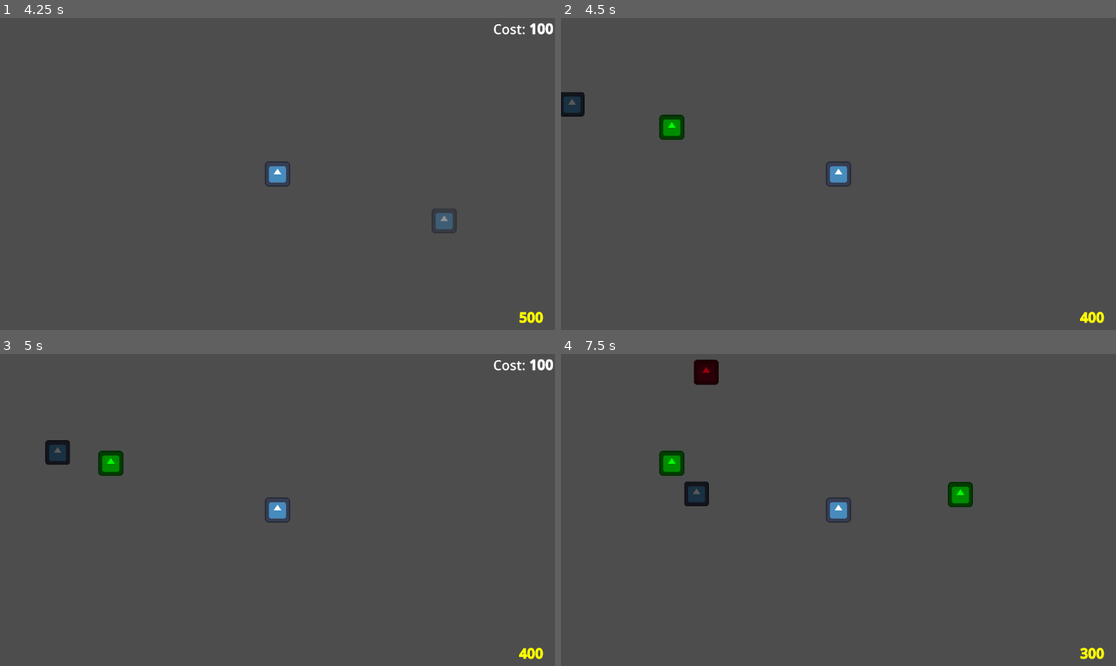
Above: before the commit, frames 1-4 (two rows, left to right).
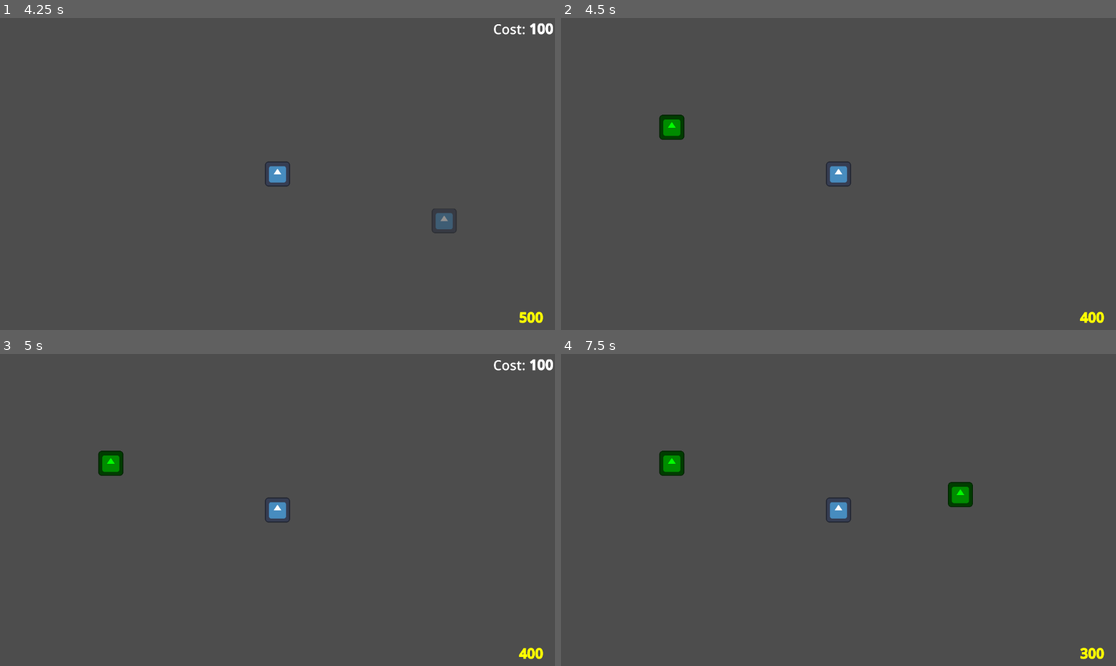
Above: after the commit, the same moments.

Repository: cosmincreato/mds
Game: Godot game, scene res://scenes/main_scene.tscn
Two runs of this game, one before a commit and one after it. Both use one fixed random seed, a clock stepped at 60 frames per second and the inputs below. The engine's default icon, where the game draws it, is replaced by a stand-in: a white triangle on a blue panel in a dark square.
Inputs (mouse positions are in pixels of both pictures, inside the frame that each line leads up to):
- Up to frame 1 (4.25 s): tap Enter at 0.5, 2, 3.5 s; move the mouse to (277, 174) at 0.52 s; hold 1 (1) 0.53-1.28 s; tap Space at 1.25, 2.75 s; move the mouse to (499, 39) at 1.27 s; tap 1 (1) at 1.35, 2.3, 2.85 s; move the mouse to (532, 317) at 2.02 s; press the mouse at (532, 317) at 2.03 s; move the mouse to (249, 236) at 2.77 s; release the mouse at (249, 236) at 2.78 s; move the mouse to (444, 220) at 3.52 s; hold 1 (1) from 3.53 s (still down)
- Up to frame 2 (4.5 s): tap Space at 4.25 s; move the mouse to (672, 127) at 4.27 s; release 1 (1) at 4.28 s; click (672, 127) at 4.35 s
- Up to frame 3 (5 s): tap 1 (1) at 4.55 s
- Up to frame 4 (7.5 s): move the mouse to (622, 453) at 5.02 s; hold 1 (1) 5.03-5.78 s; move the mouse to (672, 463) at 5.77 s; tap 1 (1) at 5.85, 6.8, 7.35 s; move the mouse to (960, 494) at 6.52 s; press the mouse at (960, 494) at 6.53 s; move the mouse to (688, 357) at 7.27 s; release the mouse at (688, 357) at 7.28 s

Frame 1 is identical in both runs. In frame 2, 0.3% of the frame differs, in the area x 0-5%, y 23-32%; in frame 3, 0.3%; in frame 4, 0.7%, in the area x 22-29%, y 1-49%.

Commit message:
update dupa 1000 ani

Diff:
--- a/scenes/main_scene.tscn
+++ b/scenes/main_scene.tscn
@@ -1,9 +1,7 @@
-[gd_scene load_steps=9 format=3 uid="uid://ctfc378nlnrsy"]
+[gd_scene load_steps=7 format=3 uid="uid://ctfc378nlnrsy"]
 
 [ext_resource type="Script" uid="uid://cjfvvhd5dbebq" path="res://scripts/main_scene.gd" id="1_pu3yx"]
-[ext_resource type="Script" uid="uid://bytqlgkbkal0v" path="res://scripts/enemy_spawn_manager.gd" id="3_18nlu"]
 [ext_resource type="PackedScene" uid="uid://cp6j2eswm0vn1" path="res://scenes/base.tscn" id="3_gubc5"]
-[ext_resource type="Script" uid="uid://bgeqx53w6laex" path="res://scripts/entities/enemies/enemy_factory.gd" id="4_18nlu"]
 [ext_resource type="Script" uid="uid://cwtplco0hlnba" path="res://scripts/ui/ally_spawn_canvas.gd" id="4_gubc5"]
 [ext_resource type="PackedScene" uid="uid://dq6e0nvgd0fr4" path="res://scenes/spawn_point.tscn" id="4_pu3yx"]
 [ext_resource type="Script" uid="uid://dbpbfvweqfc8o" path="res://scripts/ui/gold_count_label.gd" id="5_gubc5"]
@@ -19,52 +17,46 @@
 zoom = Vector2(0.4, 0.4)
 
 [node name="EnemySpawnManager" type="Node2D" parent="."]
-script = ExtResource("3_18nlu")
 
-[node name="EnemySpawnTimer" type="Timer" parent="EnemySpawnManager"]
+[node name="SpawnPoint" parent="EnemySpawnManager" instance=ExtResource("4_pu3yx")]
+position = Vector2(-1300, 1100)
+
+[node name="SpawnPoint2" parent="EnemySpawnManager" instance=ExtResource("4_pu3yx")]
+position = Vector2(-1300, 500)
+
+[node name="SpawnPoint3" parent="EnemySpawnManager" instance=ExtResource("4_pu3yx")]
+position = Vector2(-1300, -100)
+
+[node name="SpawnPoint4" parent="EnemySpawnManager" instance=ExtResource("4_pu3yx")]
+position = Vector2(2900, -100)
+
+[node name="SpawnPoint5" parent="EnemySpawnManager" instance=ExtResource("4_pu3yx")]
+position = Vector2(2900, 500)
+
+[node name="SpawnPoint6" parent="EnemySpawnManager" instance=ExtResource("4_pu3yx")]
+position = Vector2(2900, 1100)
+
+[node name="SpawnPoint7" parent="EnemySpawnManager" instance=ExtResource("4_pu3yx")]
+position = Vector2(-400, -800)
+
+[node name="SpawnPoint8" parent="EnemySpawnManager" instance=ExtResource("4_pu3yx")]
+position = Vector2(750, -800)
+
+[node name="SpawnPoint9" parent="EnemySpawnManager" instance=ExtResource("4_pu3yx")]
+position = Vector2(1900, -800)
+
+[node name="SpawnPoint10" parent="EnemySpawnManager" instance=ExtResource("4_pu3yx")]
+position = Vector2(750, 1750)
+
+[node name="SpawnPoint11" parent="EnemySpawnManager" instance=ExtResource("4_pu3yx")]
+position = Vector2(1900, 1750)
+
+[node name="SpawnPoint12" parent="EnemySpawnManager" instance=ExtResource("4_pu3yx")]
+position = Vector2(-400, 1750)
+
+[node name="EnemySpawnTimer" type="Timer" parent="."]
 wait_time = 3.0
 autostart = true
-
-[node name="EnemyFactory" type="Node" parent="EnemySpawnManager"]
-script = ExtResource("4_18nlu")
-
-[node name="SpawnPoints" type="Node2D" parent="EnemySpawnManager"]
-
-[node name="SpawnPoint" parent="EnemySpawnManager/SpawnPoints" instance=ExtResource("4_pu3yx")]
-position = Vector2(-1300, 1100)
-
-[node name="SpawnPoint2" parent="EnemySpawnManager/SpawnPoints" instance=ExtResource("4_pu3yx")]
-position = Vector2(-1300, 500)
-
-[node name="SpawnPoint3" parent="EnemySpawnManager/SpawnPoints" instance=ExtResource("4_pu3yx")]
-position = Vector2(-1300, -100)
-
-[node name="SpawnPoint4" parent="EnemySpawnManager/SpawnPoints" instance=ExtResource("4_pu3yx")]
-position = Vector2(2900, -100)
-
-[node name="SpawnPoint5" parent="EnemySpawnManager/SpawnPoints" instance=ExtResource("4_pu3yx")]
-position = Vector2(2900, 500)
-
-[node name="SpawnPoint6" parent="EnemySpawnManager/SpawnPoints" instance=ExtResource("4_pu3yx")]
-position = Vector2(2900, 1100)
-
-[node name="SpawnPoint7" parent="EnemySpawnManager/SpawnPoints" instance=ExtResource("4_pu3yx")]
-position = Vector2(-400, -800)
-
-[node name="SpawnPoint8" parent="EnemySpawnManager/SpawnPoints" instance=ExtResource("4_pu3yx")]
-position = Vector2(750, -800)
-
-[node name="SpawnPoint9" parent="EnemySpawnManager/SpawnPoints" instance=ExtResource("4_pu3yx")]
-position = Vector2(1900, -800)
-
-[node name="SpawnPoint10" parent="EnemySpawnManager/SpawnPoints" instance=ExtResource("4_pu3yx")]
-position = Vector2(750, 1750)
-
-[node name="SpawnPoint11" parent="EnemySpawnManager/SpawnPoints" instance=ExtResource("4_pu3yx")]
-position = Vector2(1900, 1750)
-
-[node name="SpawnPoint12" parent="EnemySpawnManager/SpawnPoints" instance=ExtResource("4_pu3yx")]
-position = Vector2(-400, 1750)
 
 [node name="AllySpawnCanvas" type="Control" parent="."]
 layout_mode = 3
@@ -104,6 +96,5 @@
 horizontal_alignment = 1
 script = ExtResource("5_gubc5")
 
-[connection signal="enemy_spawned" from="EnemySpawnManager" to="." method="_on_enemy_spawn_manager_enemy_spawned"]
-[connection signal="timeout" from="EnemySpawnManager/EnemySpawnTimer" to="EnemySpawnManager" method="_on_enemy_spawn_timer_timeout"]
+[connection signal="timeout" from="EnemySpawnTimer" to="." method="_on_enemy_spawn_timer_timeout"]
 [connection signal="ally_spawned" from="AllySpawnCanvas" to="." method="_on_canvas_ally_spawned"]
